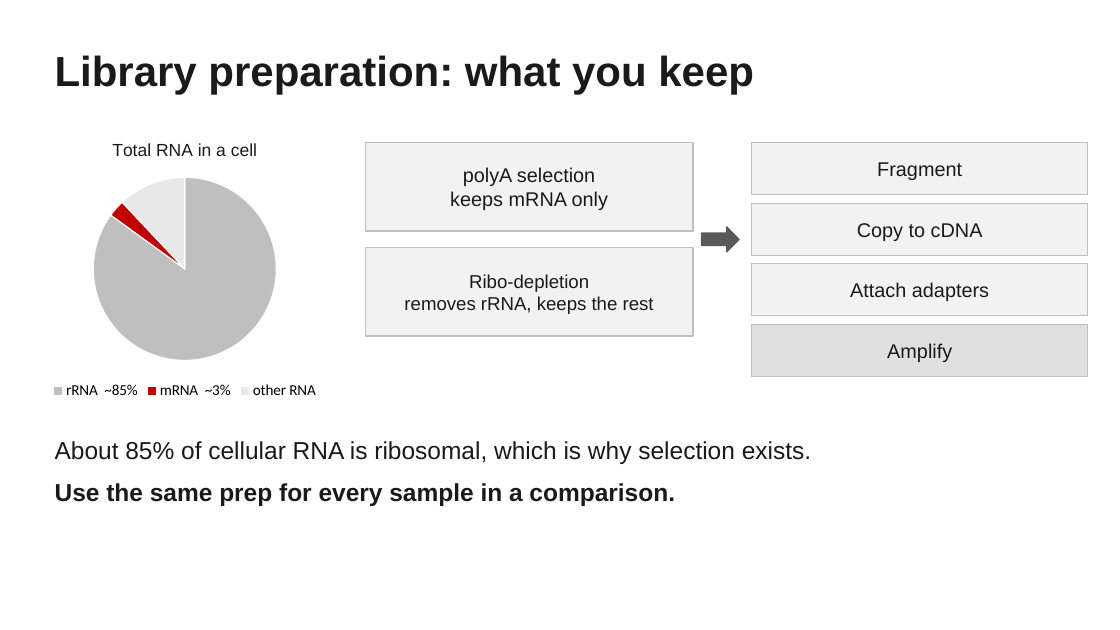
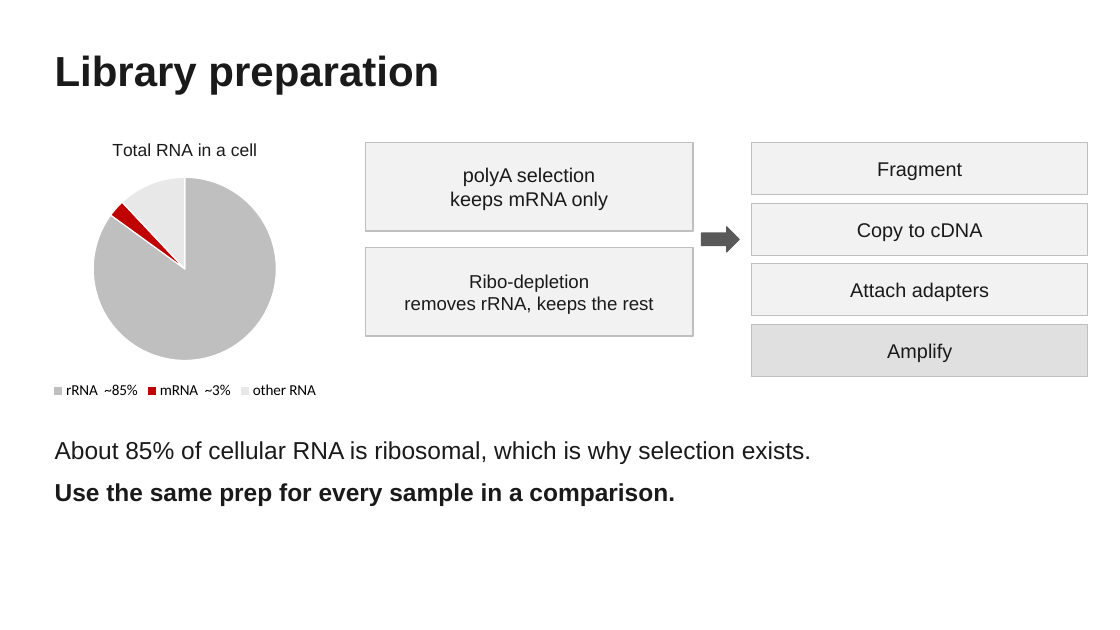
Before and after one commit to savannahmwesigwa/bulk-rnaseq-course, a slide deck: slide 5 of slides/bulk_rnaseq_tutorial.pptx. Drawn at 1120x630 pixels with LibreOffice and Linux fonts; fonts in the diff are those of the drawing. Boxes give left, top, right and bottom in pixels: in the first picture for what was removed or moved away, otherwise in the second. Text is boxed around its words. In the diff, an @@ line names an element or a change of style, - is before the commit and + after.

```diff
--- a/slides/bulk_rnaseq_tutorial.pptx
+++ b/slides/bulk_rnaseq_tutorial.pptx
@@ text at [55, 55, 439, 94]: text changed @@
-Library preparation: what you keep
+Library preparation
```
Also in this commit, not shown: 15 other slides changed, 3 other files.
